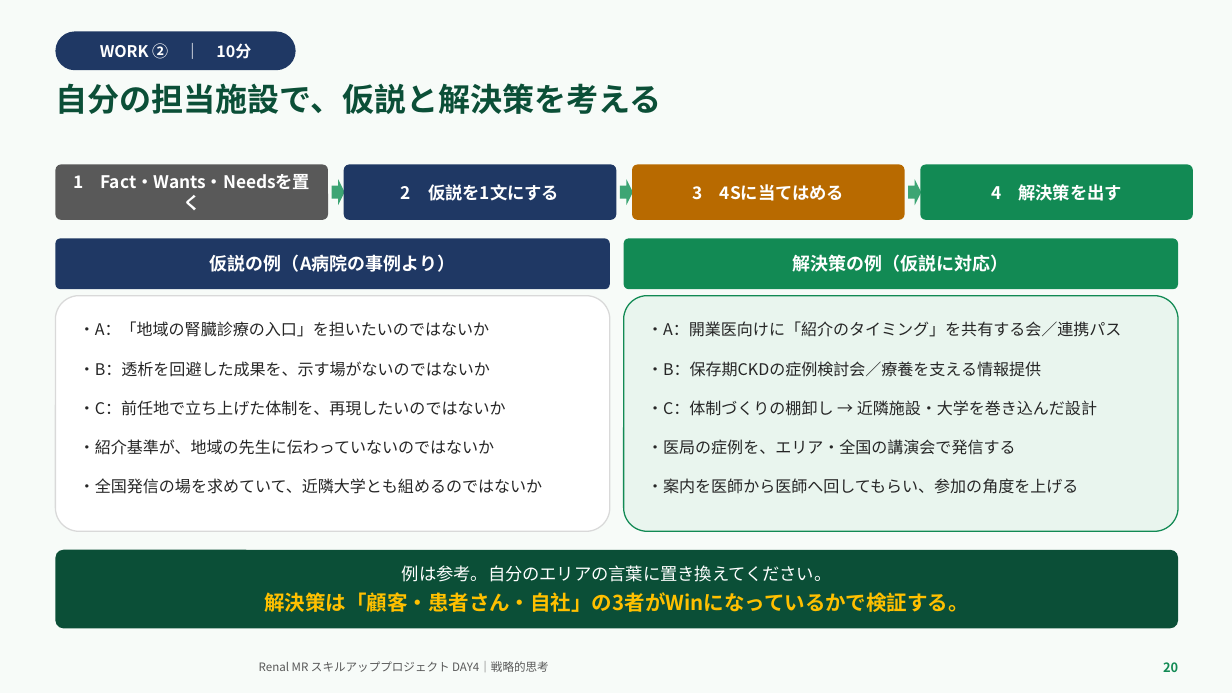
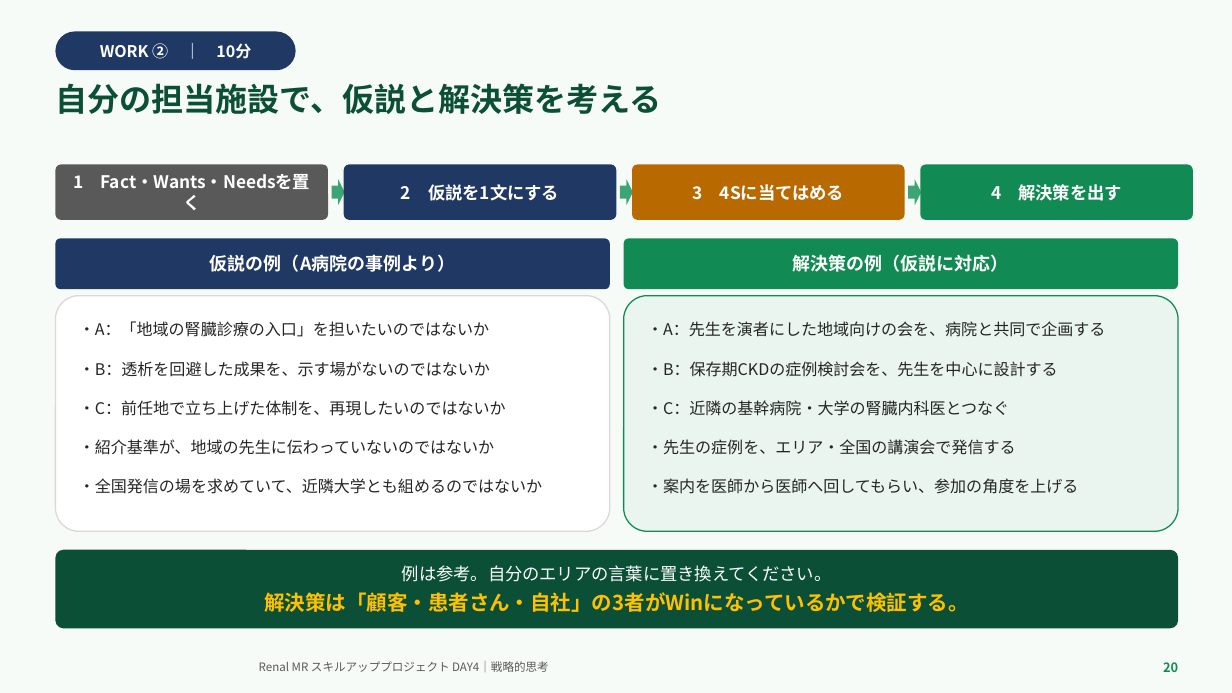
Before and after one commit to TAKUYA-1187/Claude, a slide deck: slide 20 of novartis_training/DAY4_ちょっと分かるだけで世界が変わる.pptx. Drawn at 1232x693 pixels with LibreOffice and Linux fonts; fonts in the diff are those of the drawing; background and template pictures are left out. Boxes give left, top, right and bottom in pixels: in the first picture for what was removed or moved away, otherwise in the second. Text is boxed around its words. In the diff, an @@ line names an element or a change of style, - is before the commit and + after.

```diff
--- a/novartis_training/DAY4_ちょっと分かるだけで世界が変わる.pptx
+++ b/novartis_training/DAY4_ちょっと分かるだけで世界が変わる.pptx
@@ text in rounded rectangle at (647,321,1105,455): text changed @@
-・A：開業医向けに「紹介のタイミング」を共有する会／連携パス
-・B：保存期CKDの症例検討会／療養を支える情報提供
-・C：体制づくりの棚卸し → 近隣施設・大学を巻き込んだ設計
-・医局の症例を、エリア・全国の講演会で発信する
+・A：先生を演者にした地域向けの会を、病院と共同で企画する
+・B：保存期CKDの症例検討会を、先生を中心に設計する
+・C：近隣の基幹病院・大学の腎臓内科医とつなぐ
+・先生の症例を、エリア・全国の講演会で発信する
```
Also in this commit, not shown: 3 other slides changed, 2 other files.
